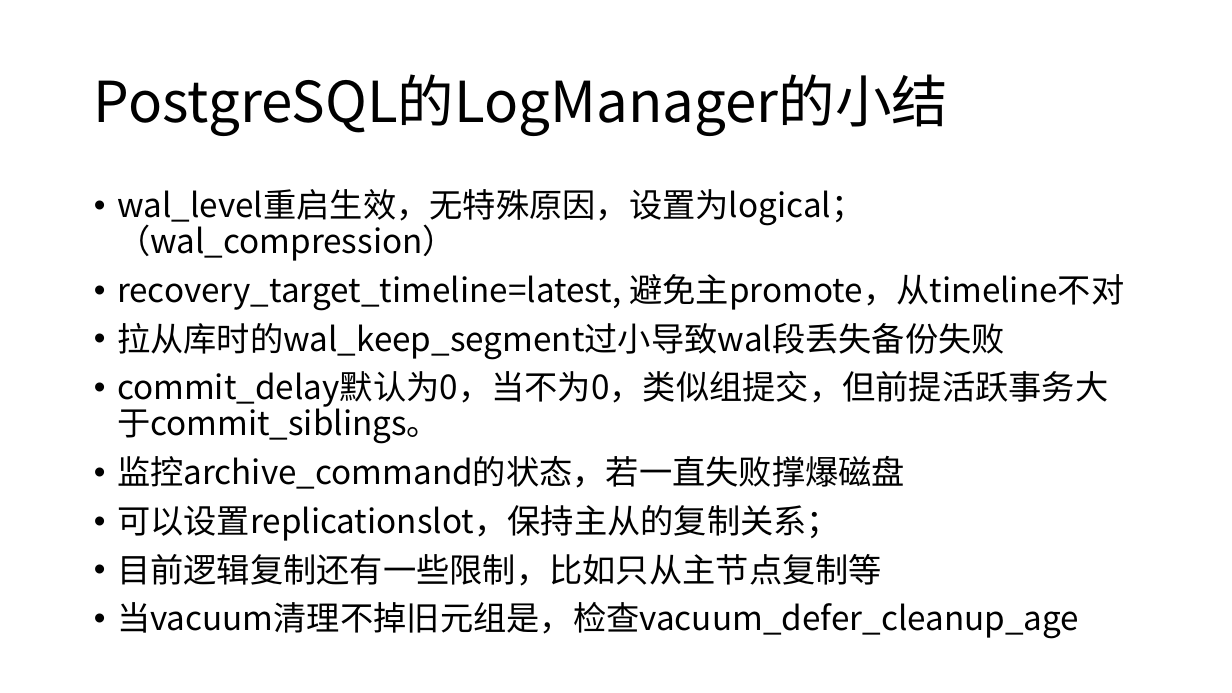
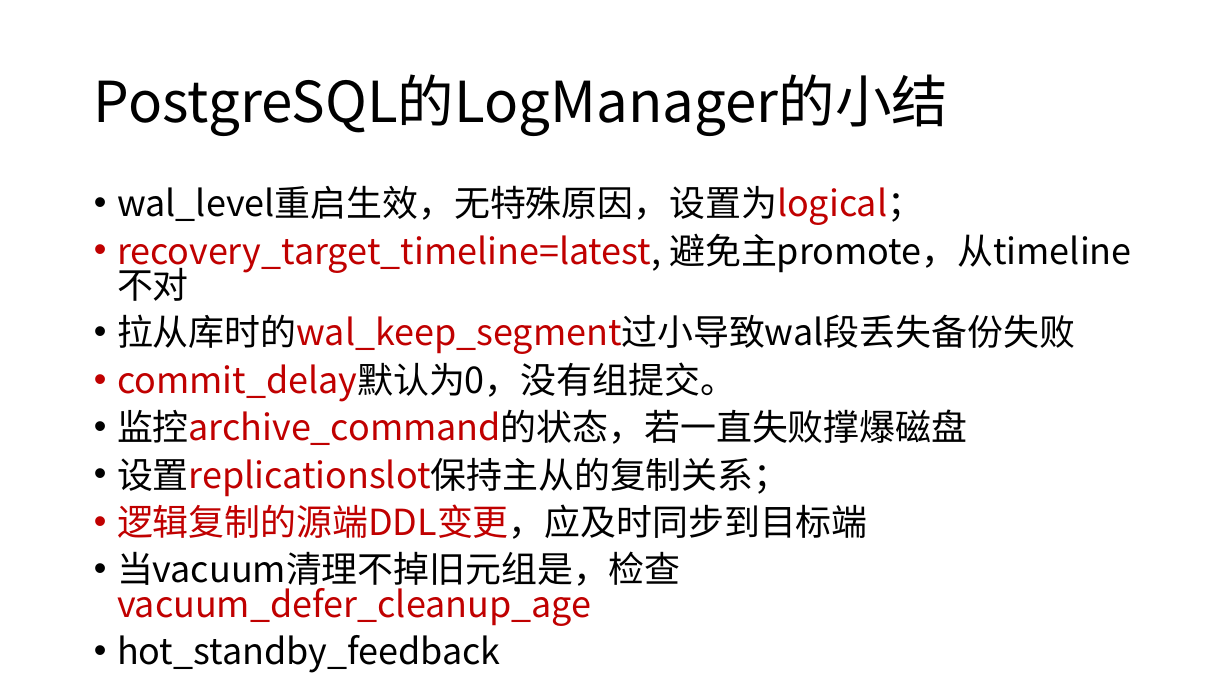
Before and after one commit to yummyliu/papers, a slide deck: slide 33 of 工作分享.pptx (slide 36 before the commit). Drawn at 1232x693 pixels with LibreOffice and Linux fonts; fonts in the diff are those of the drawing. Boxes give left, top, right and bottom in pixels: in the first picture for what was removed or moved away, otherwise in the second. Text is boxed around its words. In the diff, an @@ line names an element or a change of style, - is before the commit and + after.

```diff
--- a/工作分享.pptx
+++ b/工作分享.pptx
@@ text at [117, 185, 1131, 626]: paragraph added @@
+• hot_standby_feedback
@@ text at [117, 185, 923, 225]: text changed; size 25.9 to 28 pt @@
-• wal_level重启生效，无特殊原因，设置为logical；（wal_compression）
+• wal_level重启生效，无特殊原因，设置为logical；
@@ text at [117, 233, 1131, 626]: size 25.9 to 28 pt in "recovery_target_timeline=latest, 避免主promote，从timeline不对", "拉从库时的wal_keep_segment过小导致wal段丢失备份失败", "监控archive_command的状态，若一直失败撑爆磁盘", "当vacuum清理不掉旧元组是，检查vacuum_defer_cleanup_age"; text colour #000000 to #C00000 in "recovery_target_timeline=latest,", "拉从库时的wal_keep_segment过小导致wal段丢失备份失败", "监控archive_command的状态，若一直失败撑爆磁盘", "当vacuum清理不掉旧元组是，检查vacuum_defer_cleanup_age"; line spacing 0.9 to 0.8 @@
@@ text at [117, 362, 736, 402]: text changed; size 25.9 to 28 pt; text colour #000000 to #C00000 @@
-• commit_delay默认为0，当不为0，类似组提交，但前提活跃事务大于commit_siblings。
+• commit_delay默认为0，没有组提交。
@@ text at [117, 457, 868, 539]: text changed; size 25.9 to 28 pt; text colour #000000 to #C00000 @@
-• 可以设置replicationslot，保持主从的复制关系；
-• 目前逻辑复制还有一些限制，比如只从主节点复制等
+• 设置replicationslot保持主从的复制关系；
+• 逻辑复制的源端DDL变更，应及时同步到目标端
```
Also in this commit, not shown: 21 other slides changed, 4 slides added.
